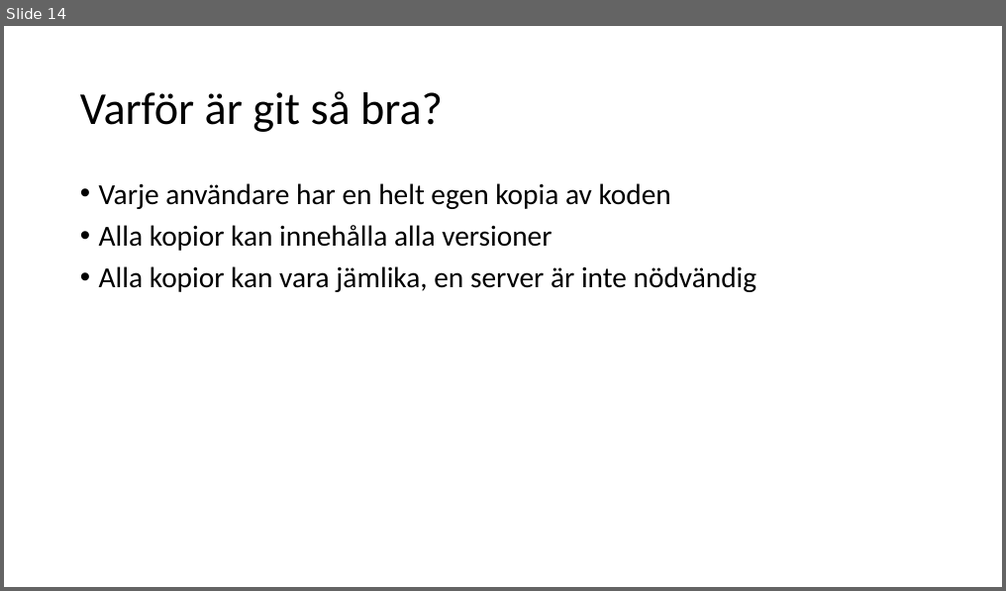
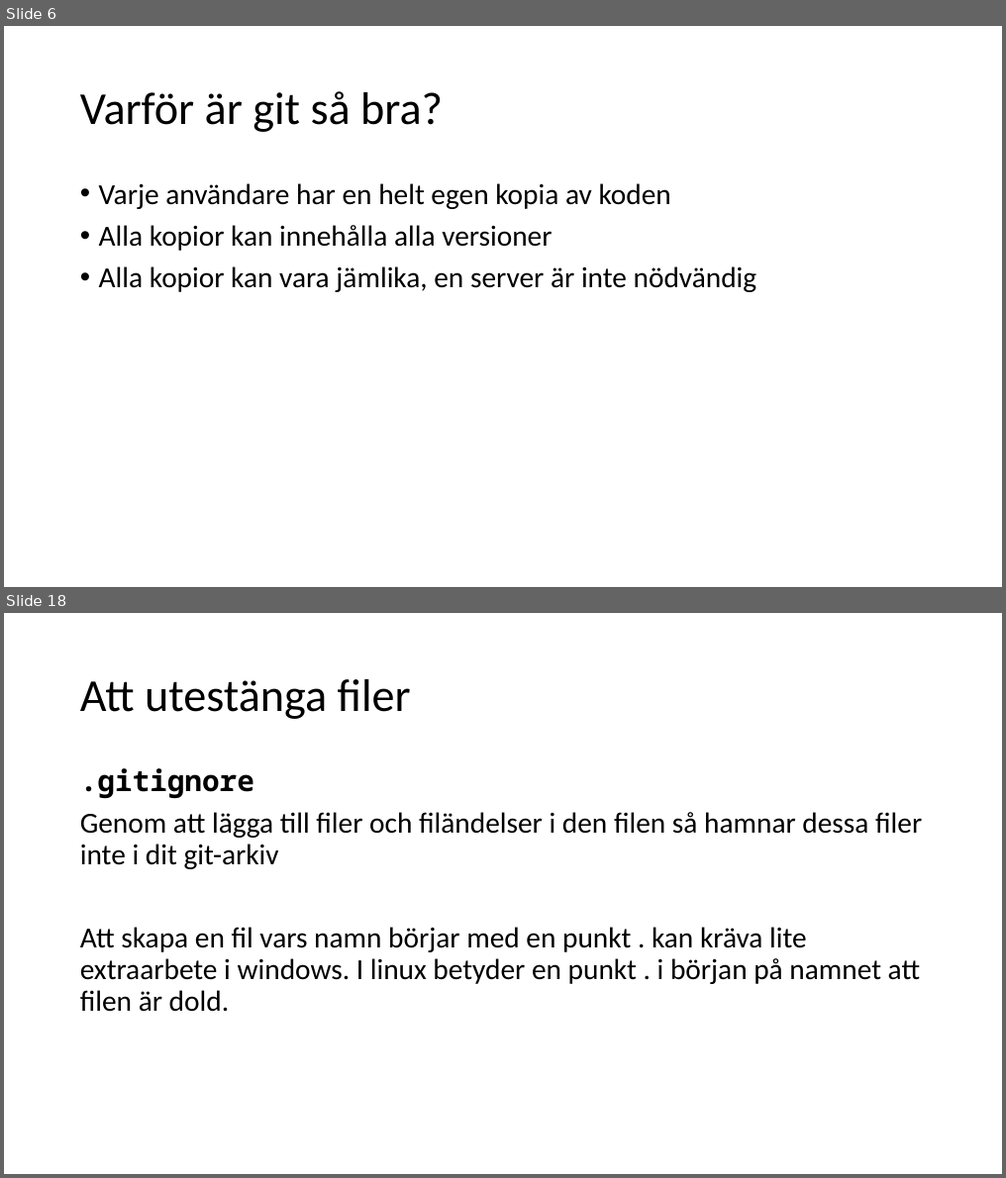
Before and after one commit to Rnqst/Lexicon-PRG122-gavle-2022, a slide deck: prg122 tisdag.odp. Shown one above the other, each under a label of ours: slide 14 before the commit, slides 6 and 18 after it; the slides between them are not shown. The pictures are 1006x591 and 1006x1178 pixels, drawn with LibreOffice and Linux fonts; fonts in the diff are those of the drawing. Boxes give left, top, right and bottom in pixels: in the first picture for what was removed or moved away, otherwise in the second. Text is boxed around its words. In the diff, an @@ line names an element or a change of style, - is before the commit and + after.

Commit message:
hemuppgifter och självstudier
de utlovade filerna för tisdag och onsdag

```diff
--- a/prg122 tisdag.odp
+++ b/prg122 tisdag.odp
@@ slide 18 added at [4, 613, 1002, 1174], background #FFFFFF @@
@@ title added at [80, 679, 411, 719], 44 pt, text #000000 @@
+Att utestänga filer
@@ text added at [80, 768, 922, 1012], 28 pt, text #000000 @@
+.gitignore
+Genom att lägga till filer och filändelser i den filen så hamnar dessa filer inte i dit git-arkiv
+Att skapa en fil vars namn börjar med en punkt . kan kräva lite extraarbete i windows. I linux betyder en punkt . i början på namnet att filen är dold.
@@ what was slide 14 is now slide 6 @@
```
Also in this commit, not shown: 10 slides changed, 17 other slides added, 18 slides removed, 8 other files.
